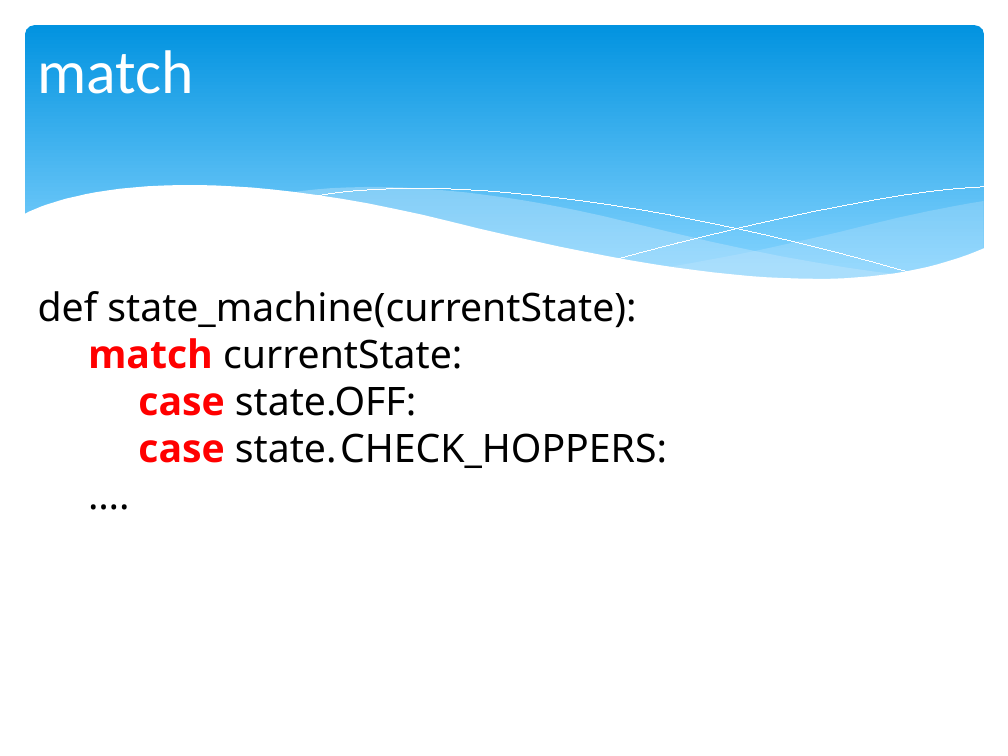
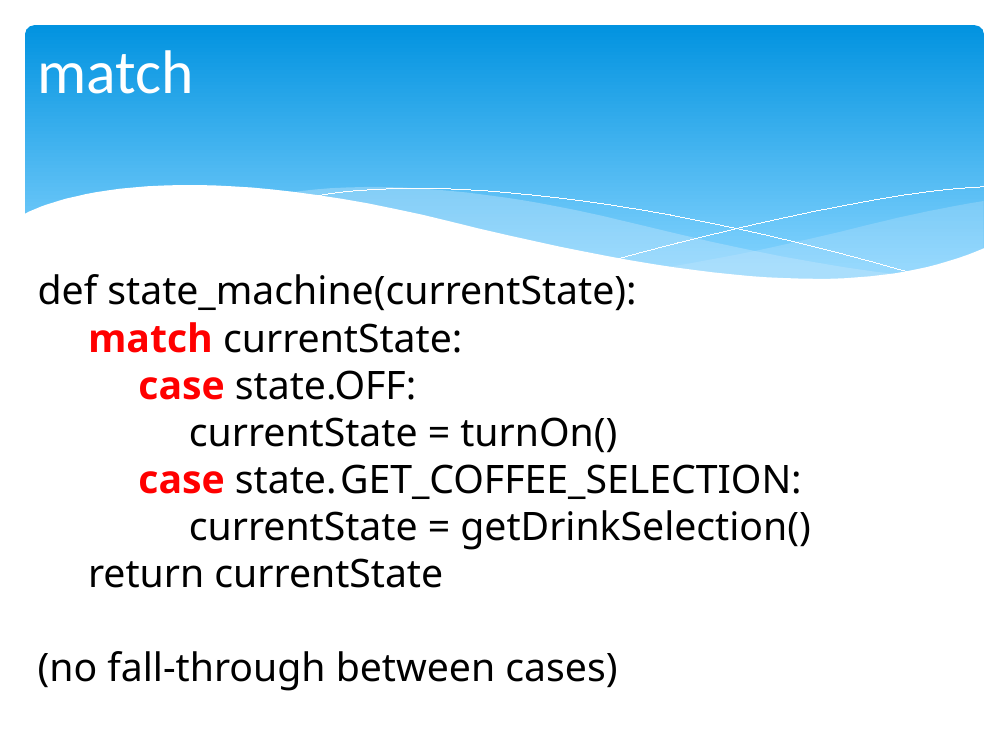
Before and after one commit to chris-turps/QA_Python3, a slide deck: slide 11 of DG_04 The Toolset.pptx (slide 14 before the commit). Drawn at 1008x756 pixels with LibreOffice and Linux fonts; fonts in the diff are those of the drawing. Boxes give left, top, right and bottom in pixels: in the first picture for what was removed or moved away, otherwise in the second. Text is boxed around its words. In the diff, an @@ line names an element or a change of style, - is before the commit and + after.

```diff
--- a/DG_04 The Toolset.pptx
+++ b/DG_04 The Toolset.pptx
@@ text "def state_machine(currentState):": place and size @@
-text "def state_machine(currentState):" at (38, 291, 667, 468)
+text "def state_machine(currentState):" at (38, 274, 810, 691)
@@ text at (38, 417, 810, 691): text changed @@
-case state. CHECK_HOPPERS:
-….
+currentState = turnOn()
+case state. GET_COFFEE_SELECTION:
+currentState = getDrinkSelection()
+return currentState
+(no fall-through between cases)
```
Also in this commit, not shown: 3 other slides changed, 3 slides removed, 8 other files.
